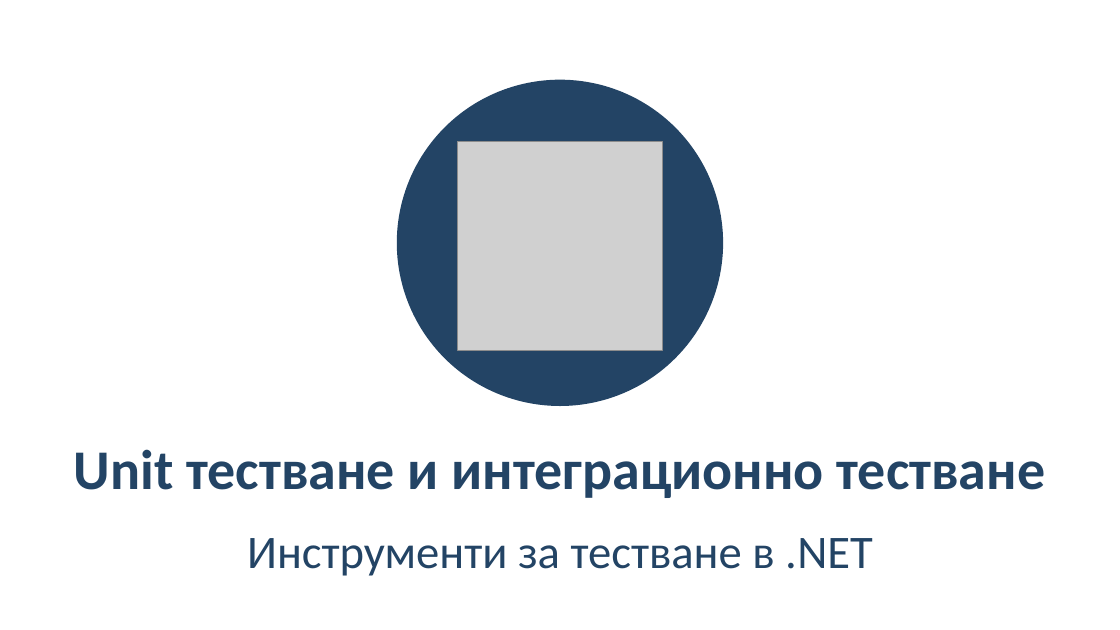
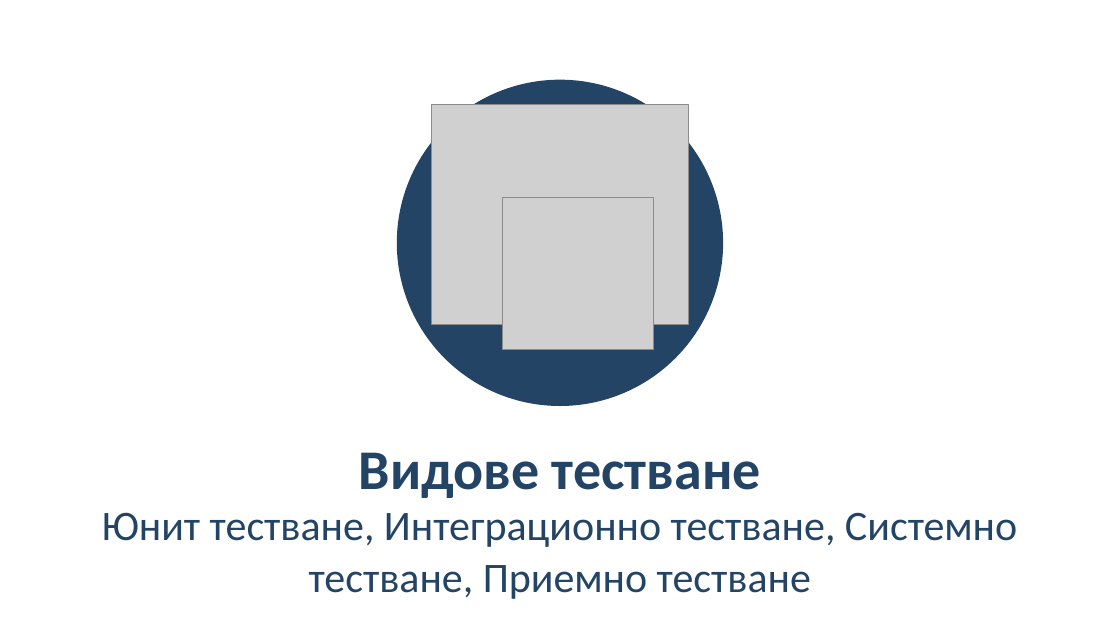
Before and after one commit to BG-IT-Edu/School-Programming, a slide deck: slide 11 of Courses/Software-Sciences/Module-4-Information-Systems-New/13-Information-System-Testing/13-Information-System-Testing.pptx. Drawn at 1120x630 pixels with LibreOffice and Linux fonts; fonts in the diff are those of the drawing; grey boxes stand for pictures. Boxes give left, top, right and bottom in pixels: in the first picture for what was removed or moved away, otherwise in the second. Text is boxed around its words. In the diff, an @@ line names an element or a change of style, - is before the commit and + after.

```diff
--- a/Courses/Software-Sciences/Module-4-Information-Systems-New/13-Information-System-Testing/13-Information-System-Testing.pptx
+++ b/Courses/Software-Sciences/Module-4-Information-Systems-New/13-Information-System-Testing/13-Information-System-Testing.pptx
@@ picture resized from (x1=458, y1=141, x2=662, y2=350) to (x1=432, y1=104, x2=689, y2=324) @@
@@ picture added at (x1=502, y1=197, x2=654, y2=349) @@
@@ title at (x1=359, y1=452, x2=761, y2=498): text changed @@
-Unit тестване и интеграционно тестване
+Видове тестване
@@ subtitle at (x1=102, y1=512, x2=1017, y2=599): text changed; size 40 to 36 pt @@
-Инструменти за тестване в .NET
+Юнит тестване, Интеграционно тестване, Системно тестване, Приемно тестване
```
Also in this commit, not shown: 10 other slides changed, 30 slides added, 3 slides removed.
